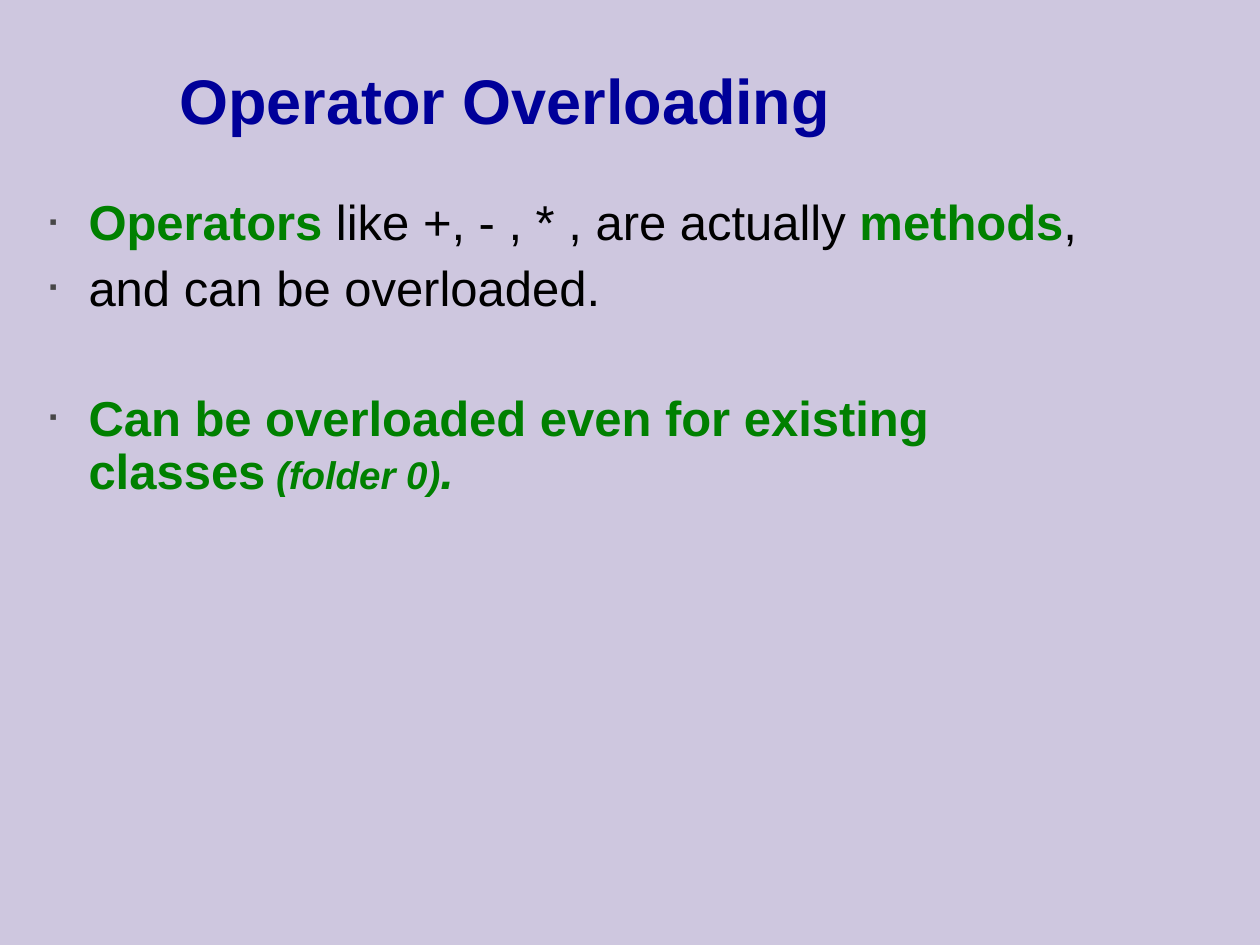
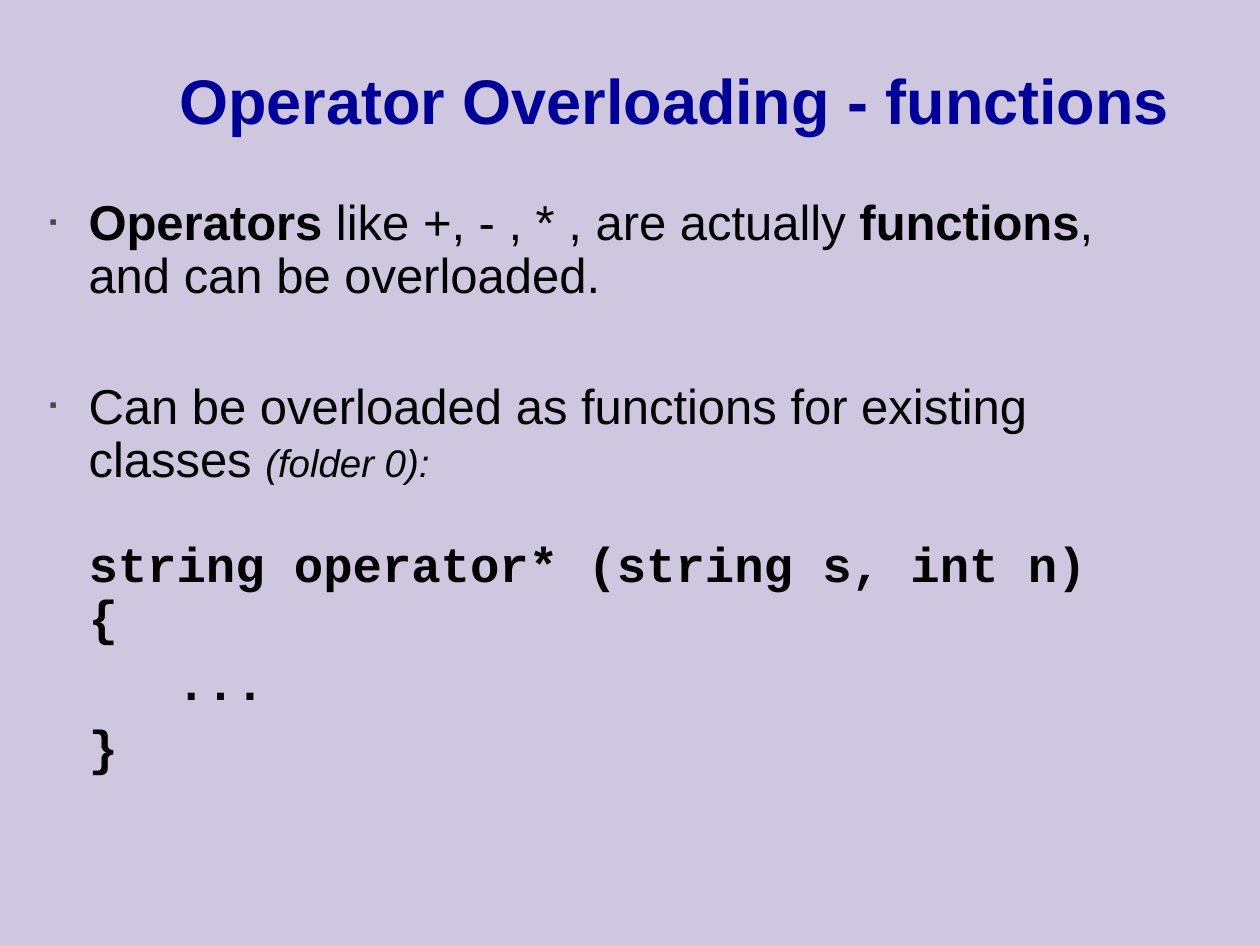
Before and after one commit to cpp-at-ariel/cpp-5779, a slide deck: slide 2 of 04-const-friend-operators/slides-2-operators.odp. Drawn at 1260x945 pixels with LibreOffice and Linux fonts; fonts in the diff are those of the drawing. Boxes give left, top, right and bottom in pixels: in the first picture for what was removed or moved away, otherwise in the second. Text is boxed around its words. In the diff, an @@ line names an element or a change of style, - is before the commit and + after.

```diff
--- a/04-const-friend-operators/slides-2-operators.odp
+++ b/04-const-friend-operators/slides-2-operators.odp
@@ title at box(179, 78, 1169, 136): text changed @@
-Operator Overloading
+Operator Overloading - functions
@@ text at box(89, 204, 1093, 593): text changed; text colour #008000 to #000000; bold off @@
-▪ Operators like +, - , * , are actually methods,
-▪ and can be overloaded.
-▪ Can be overloaded even for existing classes (folder 0).
+▪ Operators like +, - , * , are actually functions, and can be overloaded.
+▪ Can be overloaded as functions for existing classes (folder 0):
+  string operator* (string s, int n)
+  {
+...
+}
```
Also in this commit, not shown: 6 other slides changed, 2 slides added, 3 slides removed, 11 other files.
